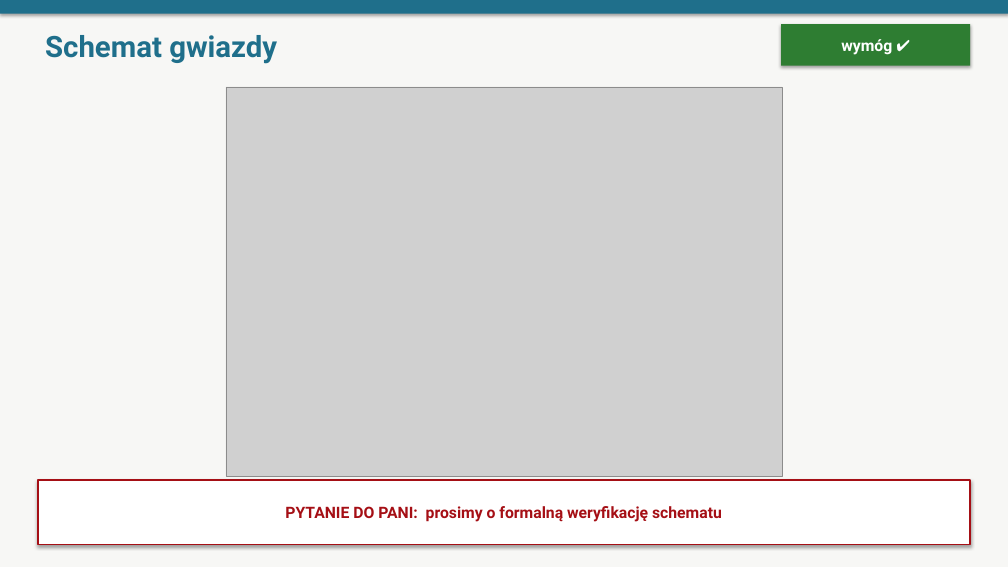
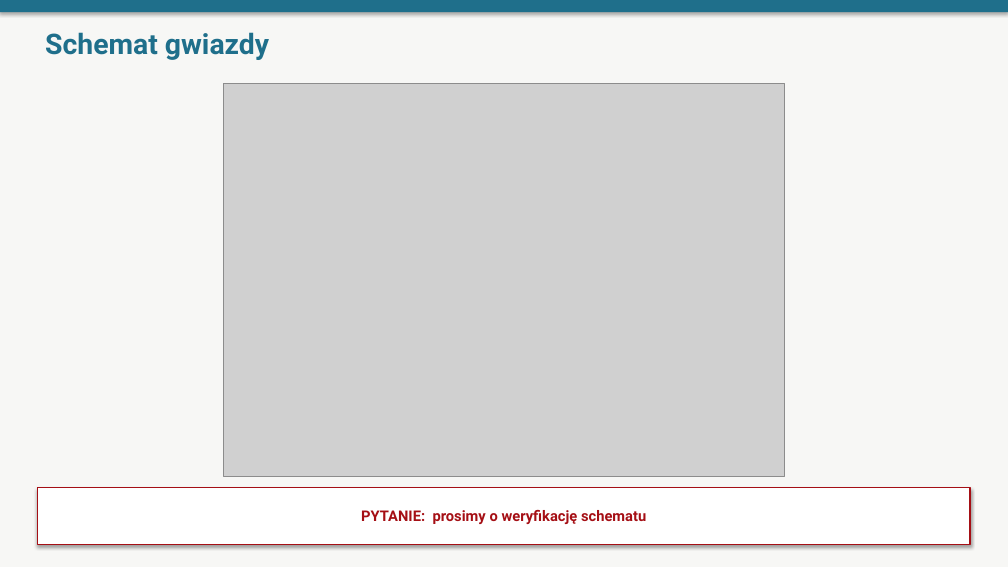
Before and after one commit to oskarfightingthekube/acled-etl-dashboard, a slide deck: slide 4 of docs/prezentacja_obrona.pptx. Drawn at 1008x567 pixels with LibreOffice and Linux fonts; fonts in the diff are those of the drawing; grey boxes stand for pictures. Boxes give left, top, right and bottom in pixels: in the first picture for what was removed or moved away, otherwise in the second. Text is boxed around its words. In the diff, an @@ line names an element or a change of style, - is before the commit and + after.

```diff
--- a/docs/prezentacja_obrona.pptx
+++ b/docs/prezentacja_obrona.pptx
@@ text "Schemat gwiazdy" at (45, 32, 269, 60): size 28 to 27 pt @@
@@ rectangle removed at (781, 24, 970, 66) @@
-wymóg ✔
@@ picture: place and size @@
-picture at (226, 87, 783, 476)
+picture at (223, 83, 785, 476)
@@ rectangle "PYTANIE: prosimy o weryfikację schematu": place and size @@
-rectangle "PYTANIE: prosimy o weryfikację schematu" at (38, 480, 970, 544)
+rectangle "PYTANIE: prosimy o weryfikację schematu" at (38, 488, 970, 544)
@@ rectangle "PYTANIE: prosimy o weryfikację schematu" at (38, 488, 970, 544): outline #A50F15 1.5 pt to #A50F15 1.25 pt @@
@@ text in rectangle at (361, 510, 646, 524): text changed; size 15 to 14 pt @@
-PYTANIE DO PANI: prosimy o formalną weryfikację schematu
+PYTANIE: prosimy o weryfikację schematu
```
Also in this commit, not shown: 9 other slides changed, 4 slides added, 6 slides removed.
